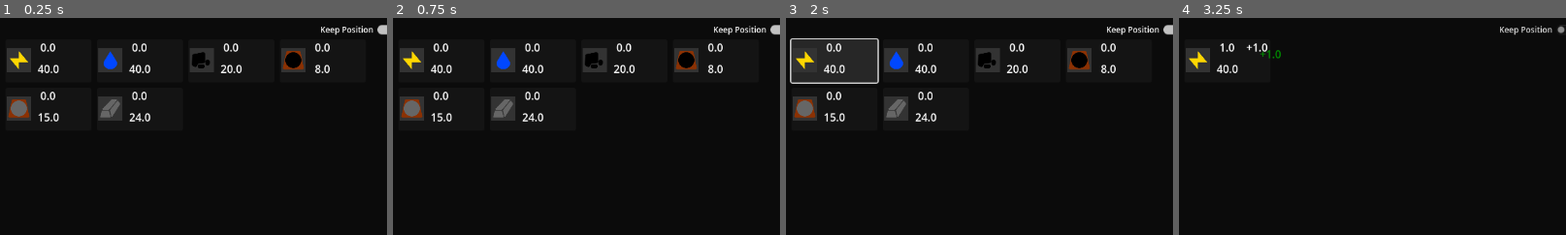
Above: before the commit, frames 1-4 (left to right).
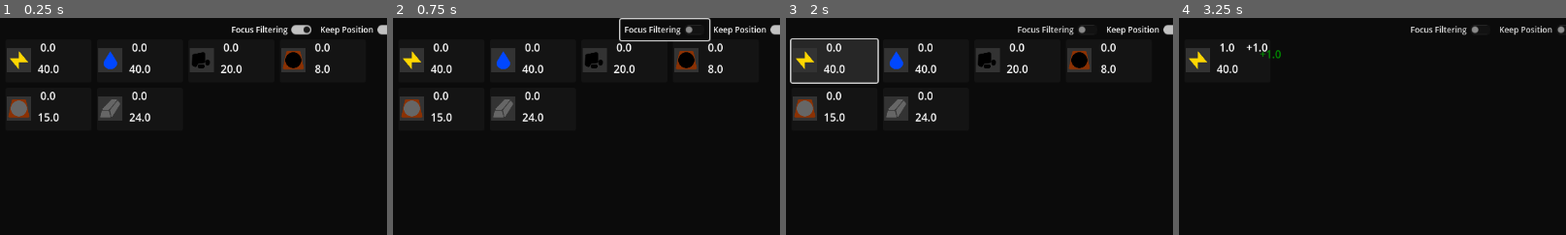
Above: after the commit, the same moments.

Repository: Carth501/The-Big-Grid
Game: Godot game, scene res://scenes/Game.tscn
Same seed, same stepped clock (60 frames per second), same inputs: the game is played once before the commit and once after it.
Inputs (mouse positions are % of the whole screen's width and height, from its top left):
- Up to frame 1 (0.25 s): no input
- Up to frame 2 (0.75 s): click (35, 3) at 0.5 s, where only the run after the commit has a clickable "Focus Filtering"
- Up to frame 3 (2 s): click "[center]0.0[/center]" at 1.25 s
- Up to frame 4 (3.25 s): click "Keep Position" at 2 s; click "Manually Crank Turbine" at 2.75 s
The pictures show only the part of the screen within x 0-50%, y 0-50%; the shares and areas given below are measured in that part.

The runs differ from the first frame. In frame 1, 0.5% of the frame differs, in the area x 59-81%, y 3-9%; in frame 2, 0.9%, in the area x 58-83%, y 0-12%; in frame 3, 0.3%; in frame 4, 0.3%.

Commit message:
add option for ignoring focus filtering

Diff:
--- a/scenes/Game.tscn
+++ b/scenes/Game.tscn
@@ -89,6 +89,30 @@
 text = "Keep Position"
 alignment = 2
 
+[node name="FocusFilteringControl" type="Control" parent="Display/MiddleSplit/SupplyBackground"]
+layout_mode = 1
+anchors_preset = 1
+anchor_left = 1.0
+anchor_right = 1.0
+offset_left = -128.0
+offset_right = -128.0
+grow_horizontal = 0
+
+[node name="FocusFilteringToggle" type="CheckButton" parent="Display/MiddleSplit/SupplyBackground/FocusFilteringControl"]
+layout_mode = 1
+anchors_preset = 1
+anchor_left = 1.0
+anchor_right = 1.0
+offset_left = -130.0
+offset_top = 2.0
+offset_right = -2.0
+offset_bottom = 33.0
+grow_horizontal = 0
+theme_override_font_sizes/font_size = 12
+button_pressed = true
+text = "Focus Filtering"
+alignment = 2
+
 [node name="RightSplit" type="VSplitContainer" parent="Display/MiddleSplit"]
 layout_mode = 2
 split_offset = 300
@@ -224,6 +248,7 @@
 script = ExtResource("12_oy6by")
 
 [connection signal="toggled" from="Display/MiddleSplit/SupplyBackground/KeepPositionControl/KeepPositionToggle" to="Logic/OptionsOverseer" method="set_keep_positions"]
+[connection signal="toggled" from="Display/MiddleSplit/SupplyBackground/FocusFilteringControl/FocusFilteringToggle" to="Logic/OptionsOverseer" method="set_focus_filtering"]
 [connection signal="close_action_menu" from="Display/MiddleSplit/RightSplit/ActionBackground/ActionMenuScrollContainer/MarginContainer/ActionMenu" to="Display/MiddleSplit/RightSplit/ActionBackground" method="open_actions_display"]
 [connection signal="close_supply_menu" from="Display/MiddleSplit/RightSplit/ActionBackground/SupplyMenuScrollContainer/MarginContainer/SupplyMenu" to="Display/MiddleSplit/RightSplit/ActionBackground" method="open_actions_display"]
 [connection signal="new_machine_built" from="Logic/MachineFactory" to="Display/MiddleSplit/RightSplit/ActionBackground/ActionMenuScrollContainer/MarginContainer/ActionMenu" method="add_new_machine"]
@@ -232,3 +257,4 @@
 [connection signal="new_action" from="Logic/ActionManager" to="Display/MiddleSplit/RightSplit/ActionBackground/ActionScrollContainer/MarginContainer/HFlowContainer" method="build_action_button"]
 [connection signal="open_menu" from="Logic/ActionManager" to="Display/MiddleSplit/RightSplit/ActionBackground" method="open_menu"]
 [connection signal="update_filter" from="Logic/FilterForeman" to="Display/MiddleSplit/SupplyBackground/SupplyScrollContainer/MarginContainer/HFlowContainer" method="filter"]
+[connection signal="update_focus_filtering" from="Logic/OptionsOverseer" to="Logic/FilterForeman" method="set_secondary_filter_active"]
--- a/scripts/display/FilterForeman.gd
+++ b/scripts/display/FilterForeman.gd
@@ -4,6 +4,7 @@
 
 var primary_filter : Dictionary
 var secondary_filter : Dictionary
+var secondary_filter_enabled := true
 
 func set_primary_filter(filter : Dictionary):
 	primary_filter = filter
@@ -24,10 +25,13 @@
 func choose_filter():
 	if(primary_filter != {}):
 		apply_filter(primary_filter)
-	elif(secondary_filter != {}):
+	elif(secondary_filter != {} && secondary_filter_enabled):
 		apply_filter(secondary_filter)
 	else:
 		apply_filter({})
 
 func apply_filter(filter : Dictionary):
 	update_filter.emit(filter)
+
+func set_secondary_filter_active(setting : bool):
+	secondary_filter_enabled = setting
--- a/scripts/logic/OptionsOverseer.gd
+++ b/scripts/logic/OptionsOverseer.gd
@@ -1,6 +1,10 @@
 class_name Options_Overseer extends Node
 
 signal update_keep_positions(bool)
+signal update_focus_filtering(bool)
 
 func set_keep_positions(setting : bool):
 	update_keep_positions.emit(setting)
+
+func set_focus_filtering(setting : bool):
+	update_focus_filtering.emit(setting)
